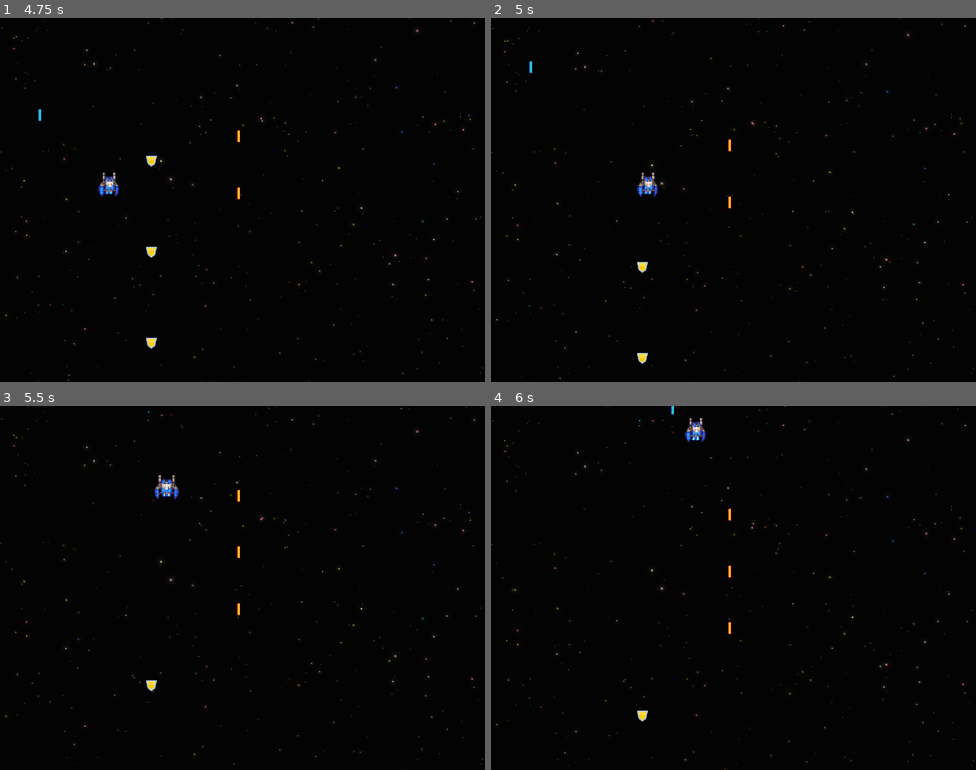
Above: before the commit, frames 1-4 (two rows, left to right).
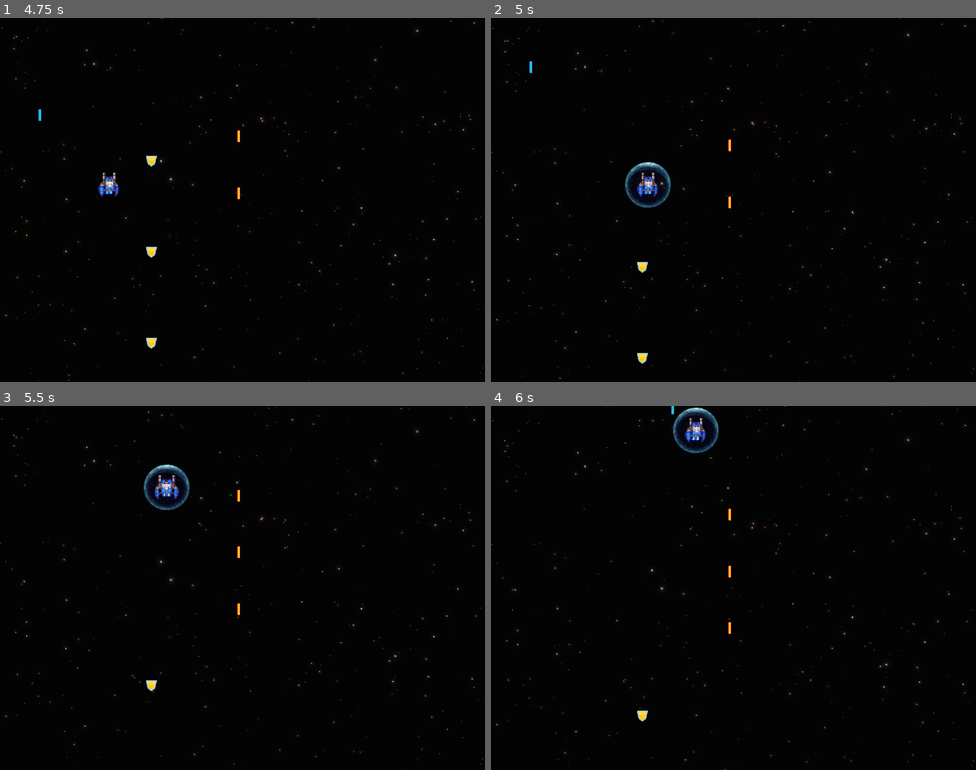
Above: after the commit, the same moments.

Repository: DMAlexander/space-ace
Game: Godot game, scene res://scenes/level/level.tscn
The game is run twice, just before and just after one commit, with the same random seed, the same clock (stepped at 60 frames per second) and the same inputs.
Inputs:
- Up to frame 1 (4.75 s): hold W (up) 0.53-2.03 s; tap K (maker) at 0.6, 2.1, 3.6 s; tap J (shoot) at 1.35, 2.85, 4.35 s; hold A (left) 2.03-3.53 s; hold S (down) 3.53-4.28 s; hold D (right) from 4.28 s (still down)
- Up to frame 2 (5 s): keep holding D (right)
- Up to frame 3 (5.5 s): release D (right) at 5.03 s; hold W (up) from 5.03 s (still down); tap K (maker) at 5.1 s
- Up to frame 4 (6 s): release W (up) at 5.78 s; hold D (right) from 5.78 s (still down); tap J (shoot) at 5.85 s

Frame 1 is identical in both runs. In frame 2, 0.4% of the frame differs, in the area x 27-38%, y 39-53%; in frame 3, 0.4%, in the area x 29-40%, y 16-29%; in frame 4, 0.4%.

Commit message:
Shield Powerup Detection

Diff:
--- a/spaceace/scenes/player/player.tscn
+++ b/spaceace/scenes/player/player.tscn
@@ -84,3 +84,5 @@
 autoplay = "fly"
 
 [node name="Shield" parent="." instance=ExtResource("3_nhjwf")]
+
+[connection signal="area_entered" from="." to="." method="_on_area_entered"]
--- a/spaceace/scenes/shield/shield.tscn
+++ b/spaceace/scenes/shield/shield.tscn
@@ -59,7 +59,7 @@
 [node name="Sound" type="AudioStreamPlayer2D" parent="."]
 
 [node name="Timer" type="Timer" parent="."]
-wait_time = 30.0
+wait_time = 10.0
 one_shot = true
 
 [node name="AnimationPlayer" type="AnimationPlayer" parent="."]
